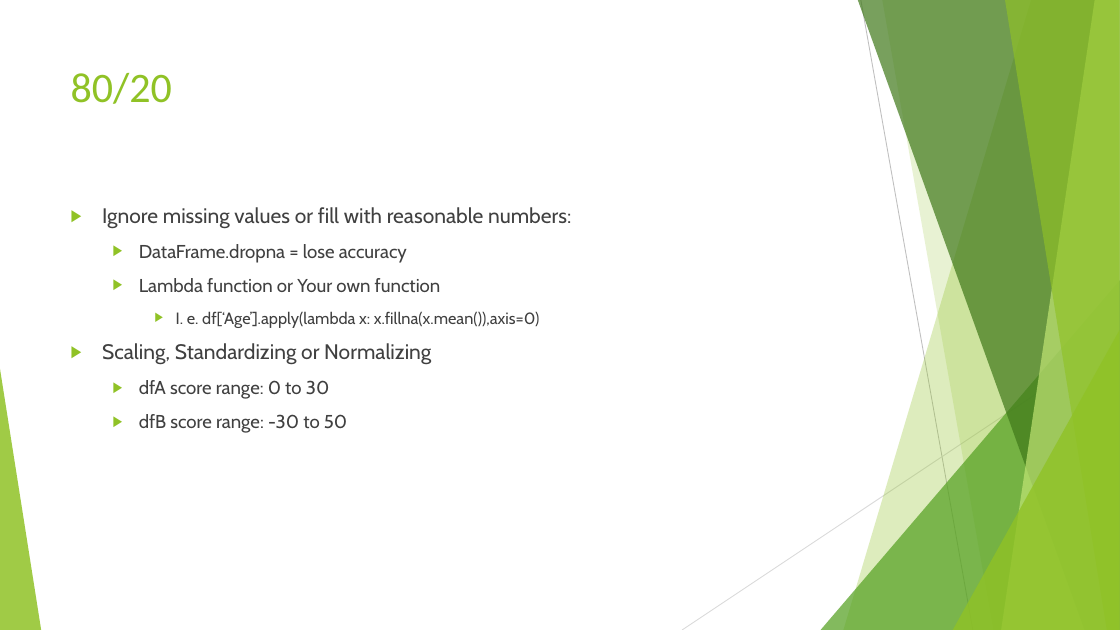
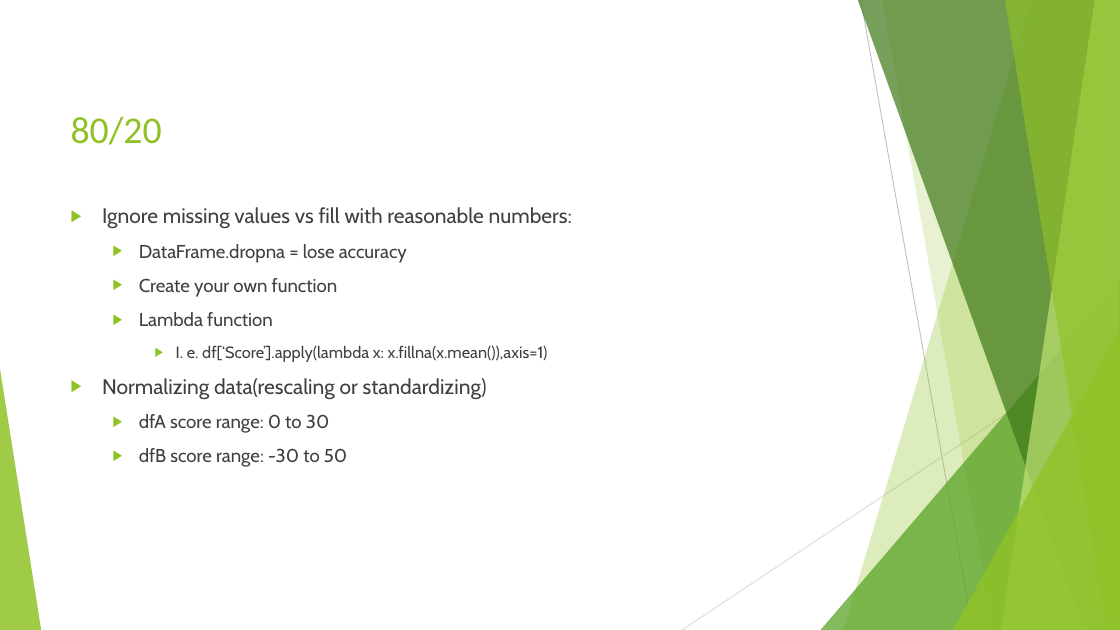
Before and after one commit to TedMur/SnakeBait, a slide deck: slide 5 of SnakeBitePresentation.pptx. Drawn at 1120x630 pixels with LibreOffice and Linux fonts; fonts in the diff are those of the drawing. Boxes give left, top, right and bottom in pixels: in the first picture for what was removed or moved away, otherwise in the second. Text is boxed around its words. In the diff, an @@ line names an element or a change of style, - is before the commit and + after.

Commit message:
working on pp

```diff
--- a/SnakeBitePresentation.pptx
+++ b/SnakeBitePresentation.pptx
@@ title "80/20" at box(71, 116, 162, 145): size 36 to 32.4 pt @@
@@ text at box(102, 207, 572, 229): text changed @@
-▶ Ignore missing values or fill with reasonable numbers:
+▶ Ignore missing values vs fill with reasonable numbers:
@@ text at box(102, 278, 548, 400): text changed @@
-  ▶ Lambda function or Your own function
-    ▶ I. e. df[‘Age’].apply(lambda x: x.fillna(x.mean()),axis=0)
-▶ Scaling, Standardizing or Normalizing
+  ▶ Create your own function
+  ▶ Lambda function
+    ▶ I. e. df[‘Score’].apply(lambda x: x.fillna(x.mean()),axis=1)
+▶ Normalizing data(rescaling or standardizing)
```
